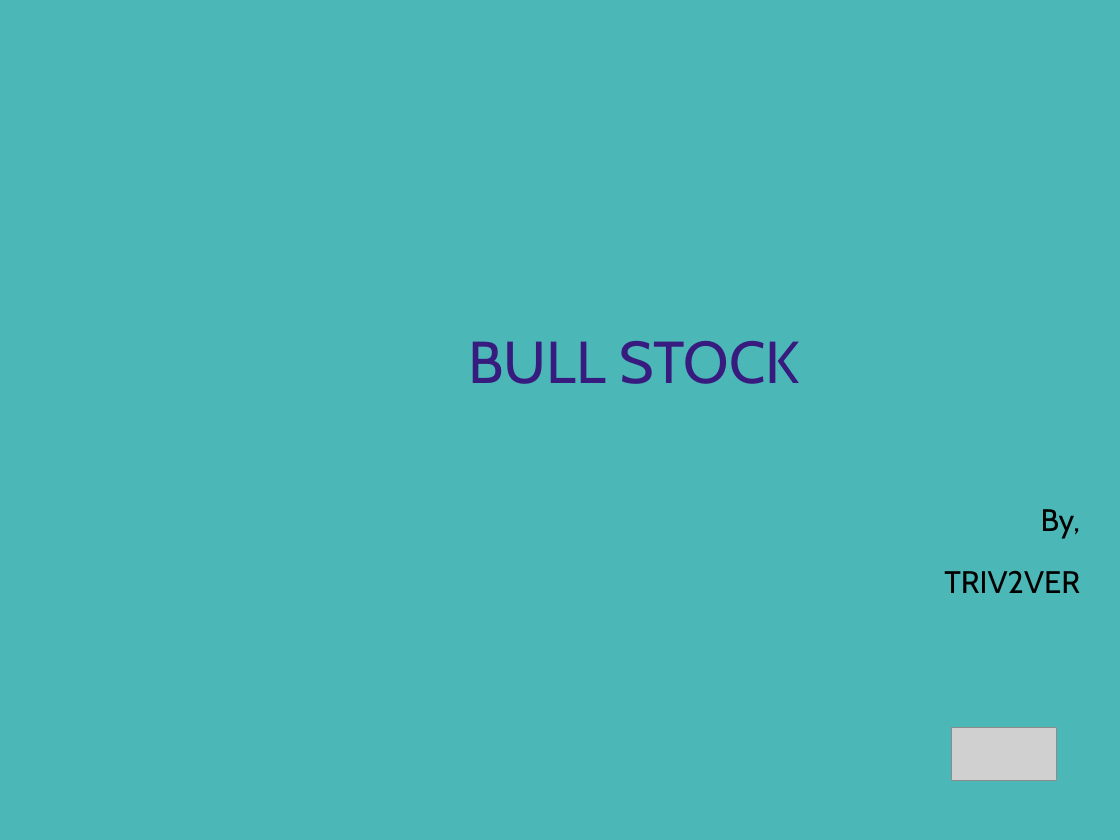
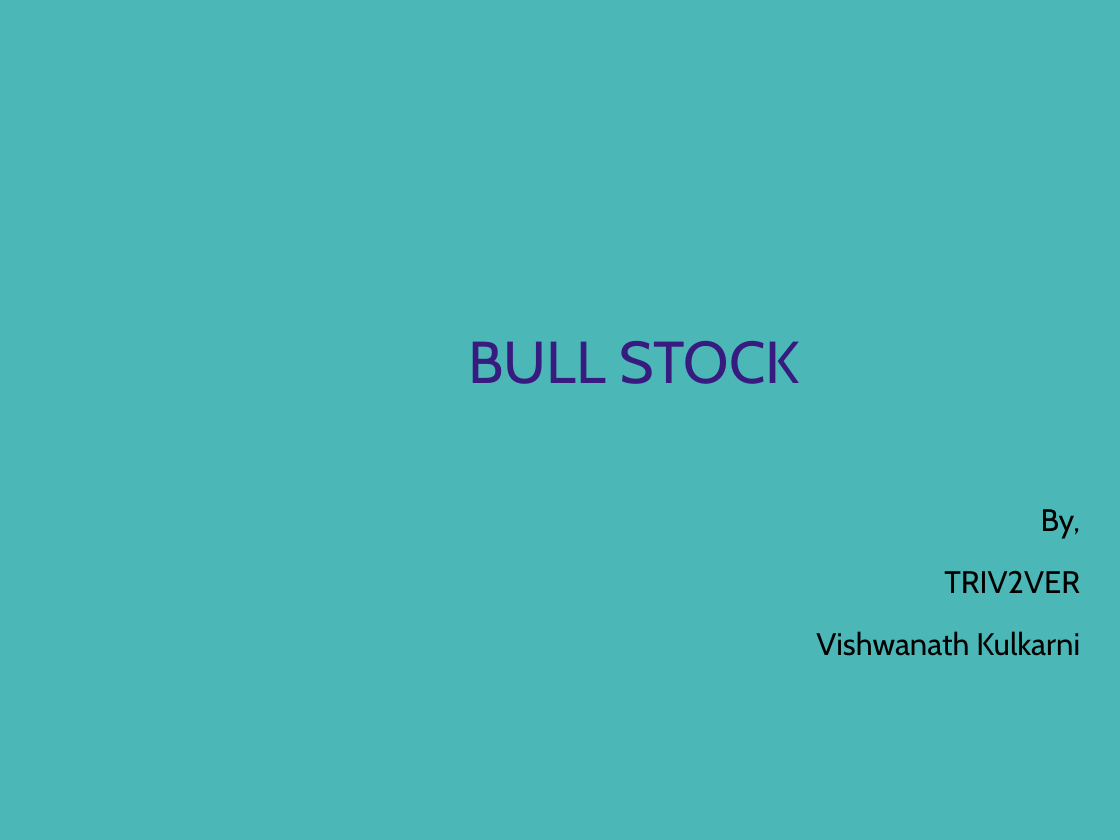
Before and after one commit to vishwakulkarni/India-hacks, a slide deck: slide 1 of Working IndiaHacks/BULL STOCK.pptx. Drawn at 1120x840 pixels with LibreOffice and Linux fonts; fonts in the diff are those of the drawing; grey boxes stand for pictures; background and template pictures are left out. Boxes give left, top, right and bottom in pixels: in the first picture for what was removed or moved away, otherwise in the second. Text is boxed around its words. In the diff, an @@ line names an element or a change of style, - is before the commit and + after.

```diff
--- a/Working IndiaHacks/BULL STOCK.pptx
+++ b/Working IndiaHacks/BULL STOCK.pptx
@@ subtitle at bbox=[816, 631, 1080, 656]: paragraph added @@
+Vishwanath Kulkarni
@@ picture removed at bbox=[952, 728, 1057, 781] @@
```
Also in this commit, not shown: 4 other slides changed, 2 slides added, 5 slides removed.
